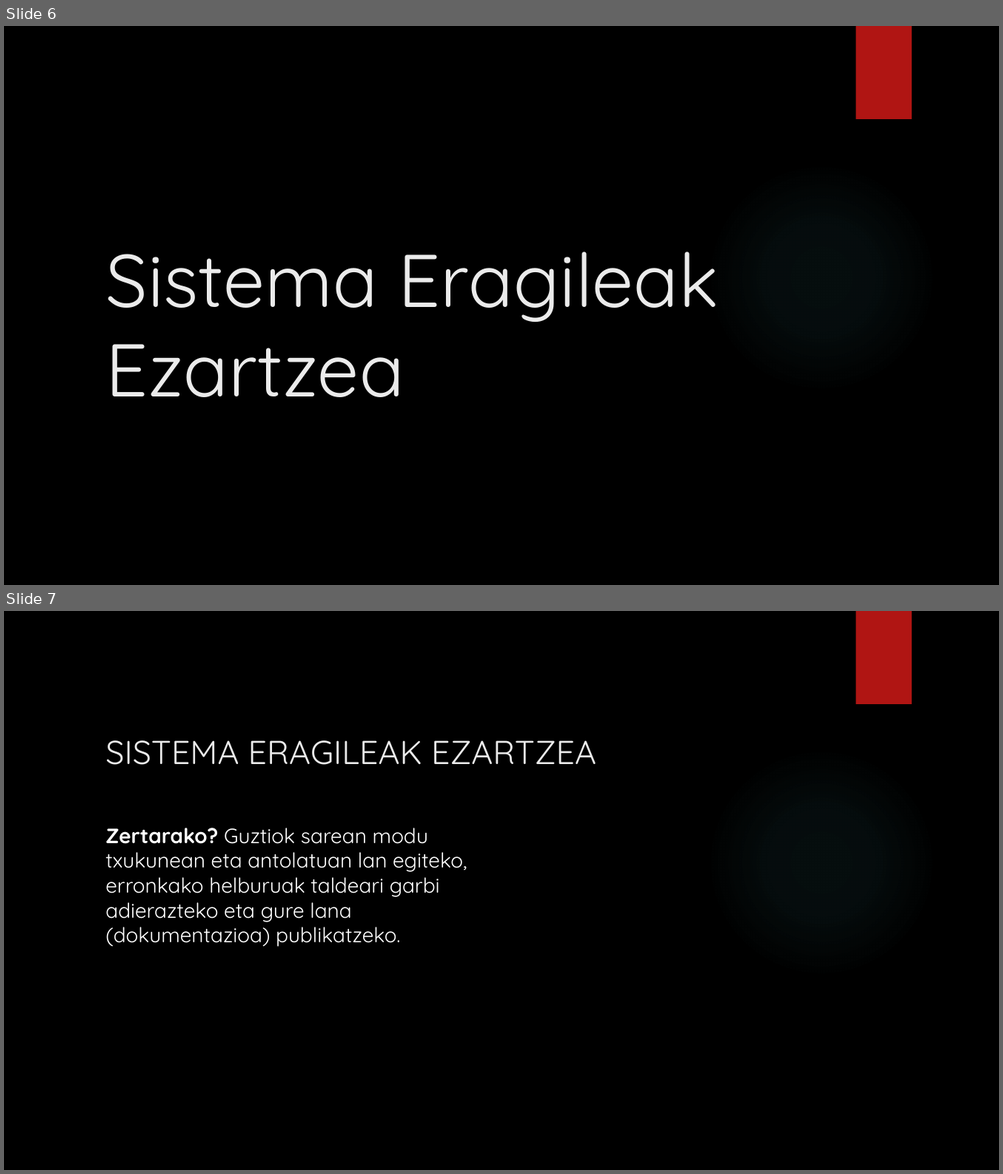
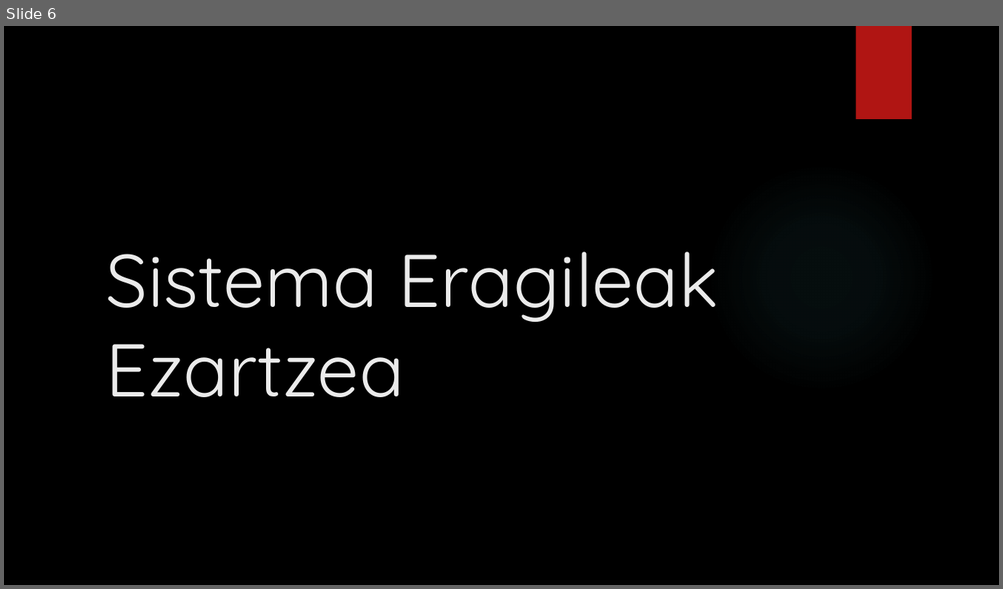
Before and after one commit to aldalurxabier-cmyk/1.-Erronka, a slide deck: Aurkezpena/1.Erronka Aurkezpena.pptx. Shown one above the other, each under a label of ours: slides 6 and 7 before the commit, slide 6 after it. The pictures are 1003x1174 and 1003x589 pixels, drawn with LibreOffice and Linux fonts; fonts in the diff are those of the drawing; background and template pictures are left out. Boxes give left, top, right and bottom in pixels: in the first picture for what was removed or moved away, otherwise in the second. Text is boxed around its words. In the diff, an @@ line names an element or a change of style, - is before the commit and + after.

Commit message:
Aurkezpena sistemak hasiera

```diff
--- a/Aurkezpena/1.Erronka Aurkezpena.pptx
+++ b/Aurkezpena/1.Erronka Aurkezpena.pptx
@@ slide 7 removed at bbox=[4, 611, 999, 1170], background picture (left out); not listed: 2 template elements that a slide beside it also shows @@
@@ title removed at bbox=[105, 741, 596, 765] @@
-SISTEMA ERAGILEAK EZARTZEA
@@ text removed at bbox=[105, 828, 466, 947] @@
-Zertarako? Guztiok sarean modu txukunean eta antolatuan lan egiteko, erronkako helburuak taldeari garbi adierazteko eta gure lana (dokumentazioa) publikatzeko.
```
Also in this commit, not shown: 10 slides added, 1 other file.
